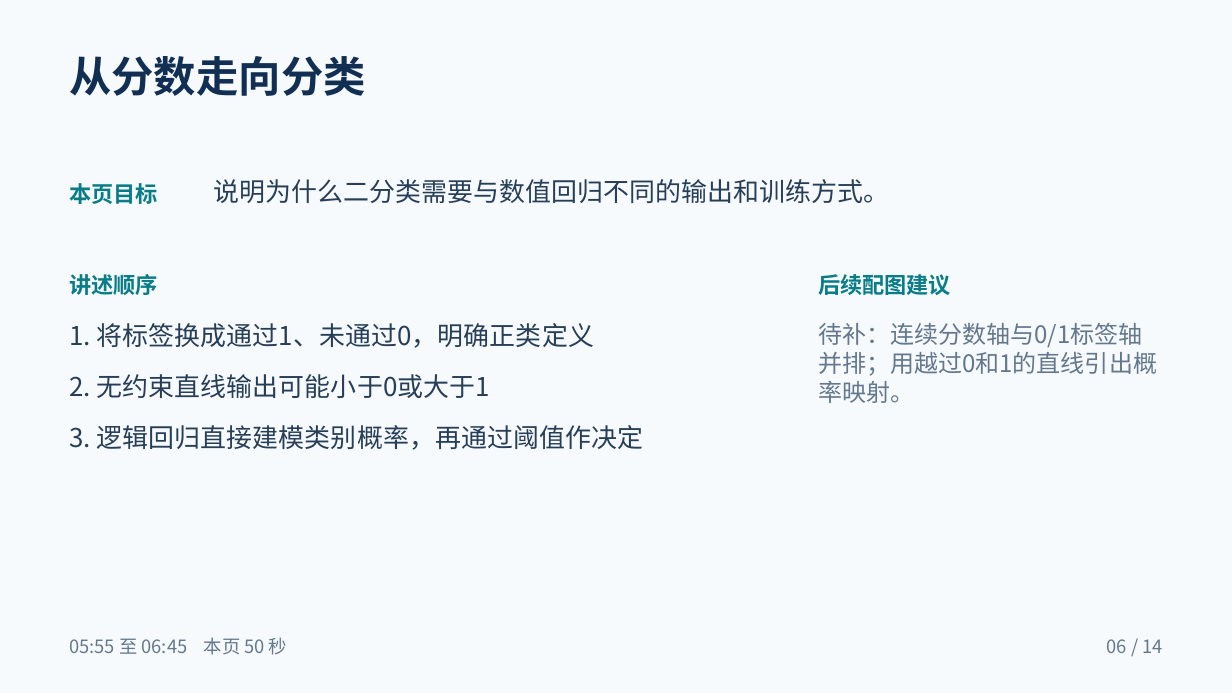
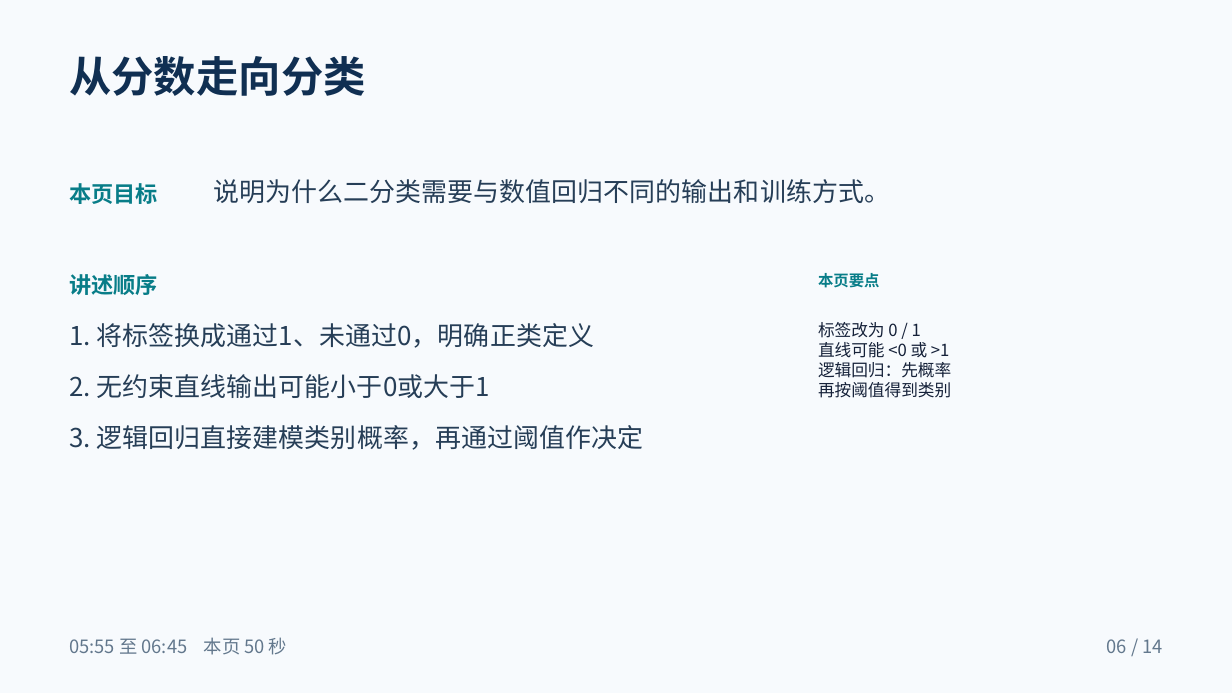
Before and after one commit to TOMBOSS885/AI-pre, a slide deck: slide 6 of downloads/线性回归与逻辑回归_PPT大纲.pptx. Drawn at 1232x693 pixels with LibreOffice and Linux fonts; fonts in the diff are those of the drawing. Boxes give left, top, right and bottom in pixels: in the first picture for what was removed or moved away, otherwise in the second. Text is boxed around its words. In the diff, an @@ line names an element or a change of style, - is before the commit and + after.

```diff
--- a/downloads/线性回归与逻辑回归_PPT大纲.pptx
+++ b/downloads/线性回归与逻辑回归_PPT大纲.pptx
@@ text at [818, 273, 880, 288]: text changed; size 17.2 to 12 pt @@
-后续配图建议
+本页要点
@@ text at [818, 322, 951, 398]: text changed; size 18.8 to 13 pt; text colour #63788D to #152139 @@
-待补：连续分数轴与0/1标签轴
-并排；用越过0和1的直线引出概
-率映射。
+标签改为 0 / 1
+直线可能 <0 或 >1
+逻辑回归：先概率
+再按阈值得到类别
```
Also in this commit, not shown: 13 other slides changed, 9 other files.
